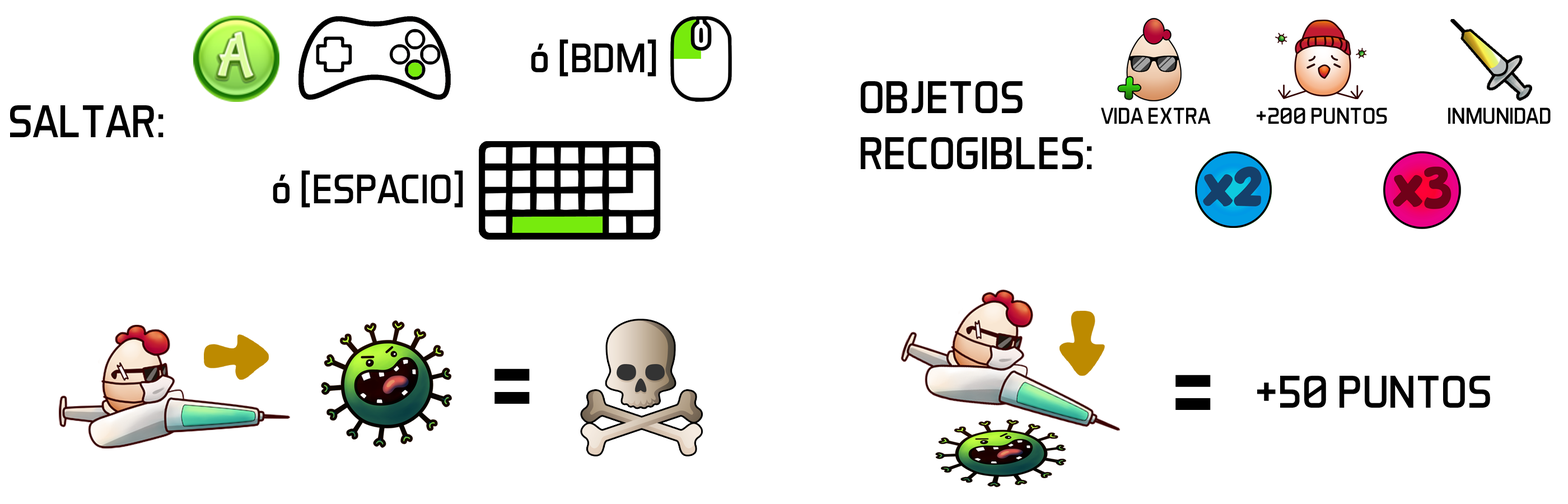
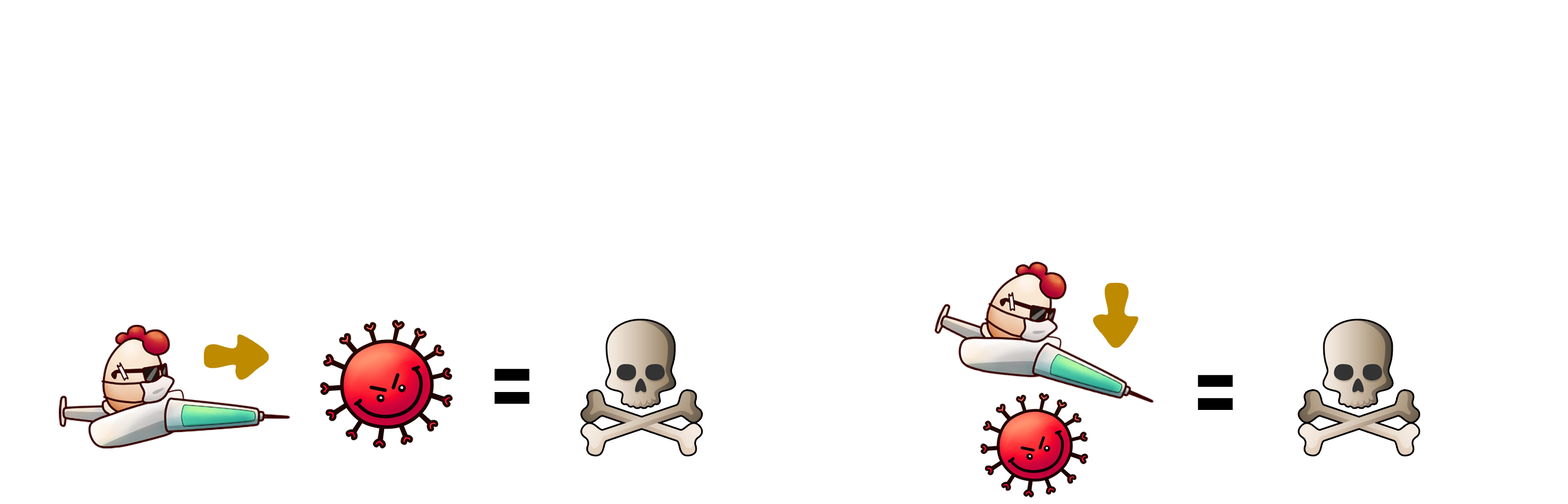
Two versions of the same layered image (1568 × 504). Layer-by-layer changes:
hid group "Level1" (29 layers) over [10, 15, 1551, 488]
added group "Level2" with 13 layers above "GreenCovid" over [319, 260, 1419, 498]
added group "Group 1" (2nd of 2, in "Level2") with 5 layers in group "Level2" over [319, 319, 454, 449]
added layer "RedCovid copia 2" in group "Group 1" over [319, 319, 454, 449]
added group "Group 2" (2nd of 2, in "Level2") with 6 layers in group "Level2" over [934, 260, 1419, 498]
added layer "Eggy copia 4" in group "Group 2" over [934, 260, 1155, 404]
added layer "RedCovid copia" in group "Group 2" over [980, 392, 1089, 498]
added layer "Arrow copia 3" in group "Group 2" over [1093, 282, 1139, 348]
added layer "= copia 2" in group "Group 2" over [1197, 374, 1234, 410]
added layer "Calavera copia 3" in group "Group 2" over [1299, 320, 1419, 455]
